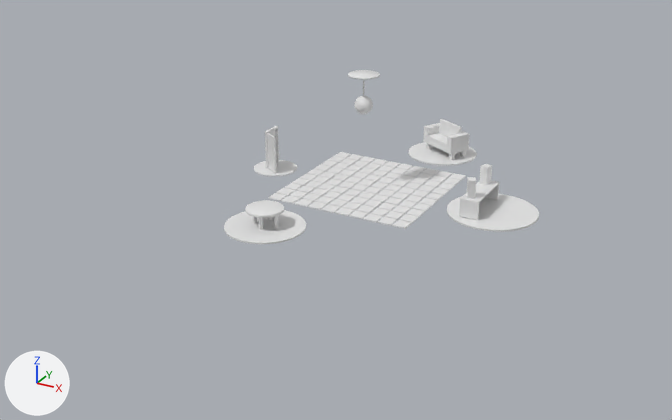
An edit to the FBX model Assets/Resources/Models/Party Layout.fbx, drawn before and after from the same camera.
Rendered twice from a camera (50 mm lens) standing at (44.0, -86.2, 39.4) and looking at (-0.9, -4.5, -1.5). Lighting does not change. The marker at lower left points along +X, +Y and +Z. Where no turn or scale is listed for an object, it has been applied to the vertices. Vertices at the same position are counted once.

The first picture shows 'Circle', 'Circle.001', 'Circle.003', 'Couch', 'DJ Table', 'Disco', 'Speaker left', 'Speaker right', 'Table'.
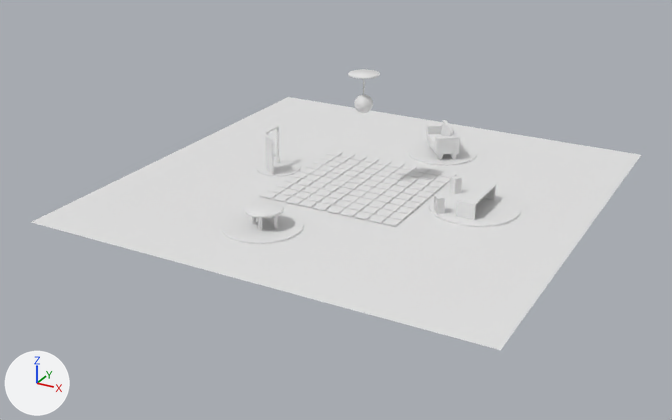
Where the newer file only moved an object's origin or applied its transform, the numbers keep the older frame.

The change, as a diff of the scene's bpy script:
```diff
--- a/Assets/Resources/Models/Party Layout.fbx.py
+++ b/Assets/Resources/Models/Party Layout.fbx.py
@@ me_circle_003 @@
 me_circle_003.from_pydata(...)  # 64 vertices, 33 faces; spans x -4.78..4.78, y -4.78..4.78, z 0.0..0.19
 # used by ob_circle_003; location = (15.32, -0.02, 0.0)
+# me_circle_003 part 3: the whole mesh is moved by (-2.05, 0.05, 0.0)
@@ me_circle_004 @@
 # used by ob_speaker_left; location = (13.62, 2.06, 2.22); rotation_euler = (0.0, 0.0, -1.571), in degrees (0, 0, -90)
-me_circle_004.from_pydata(...)  # 1750 vertices, 1702 faces; spans x -0.63..0.53, y -0.54..0.51, z 0.0..1.99
+me_circle_004.from_pydata(...)  # 1748 vertices, 1698 faces; spans x -56.12..51.02, y -45.13..37.31, z -5.47..193.55
+# me_circle_004 part 1: 1750 vertices removed from x -0.63..0.53, y -0.54..0.51, z 0.0..1.99; 1748 vertices added at x -56.12..51.02, y -45.13..37.31, z -5.47..193.55
 me_circle_004.materials.append(mat_material_001)
@@ me_circle_005 @@
 # used by ob_speaker_right; location = (13.63, -2.26, 2.22); rotation_euler = (0.0, 0.0, -1.571), in degrees (0, 0, -90)
-me_circle_005.from_pydata(...)  # 1750 vertices, 1702 faces; spans x -0.57..0.66, y -0.6..0.55, z 0.0..1.99
+me_circle_005.from_pydata(...)  # 1750 vertices, 1702 faces; spans x -54.58..52.54, y -38.9..45.78, z -5.47..193.55
+# me_circle_005 part 2: 64 of 1750 vertices moved; they spanned x -0.57..0.66, y -0.6..0.55, z 0.0..1.99 and now span x -54.58..52.54, y -38.9..45.78, z -5.47..193.55; mean shift (-1.41, -15.46, 93.04); largest move (-0.3, -0.59, 1.99) -> (-53.75, -38.08, 193.55)
 me_circle_005.materials.append(mat_material_002)
@@ me_plane @@
+me_plane.from_pydata([(-25.2, 25.2, 0.0), (-25.2, -25.2, 0.0), (25.2, 25.2, 0.0), (25.2, -25.2, 0.0)], [], [(0, 1, 3, 2)])
@@ ob_speaker_left @@
 ob_speaker_left = bpy.data.objects.new('Speaker left', me_circle_004)
-ob_speaker_left.location = (13.62, 2.06, 2.22)
-ob_speaker_left.rotation_euler = (0.0, 0.0, -1.571)  # degrees (0, 0, -90)
+ob_speaker_left.location = (10.62, -3.05, 0.0)
+ob_speaker_left.rotation_euler = (0.0, 0.0, -0.812)  # degrees (0, 0, -47)
+ob_speaker_left.scale = (0.01, 0.01, 0.01)
@@ ob_speaker_right @@
 ob_speaker_right = bpy.data.objects.new('Speaker right', me_circle_005)
-ob_speaker_right.location = (13.63, -2.26, 2.22)
-ob_speaker_right.rotation_euler = (0.0, 0.0, -1.571)  # degrees (0, 0, -90)
+ob_speaker_right.location = (10.0, 2.86, 0.0)
+ob_speaker_right.rotation_euler = (0.0, 0.0, -2.206)  # degrees (0, 0, -126)
+ob_speaker_right.scale = (0.01, 0.01, 0.01)
@@ ob_floor @@
+ob_floor = bpy.data.objects.new('Floor', me_plane)
+ob_floor.location = (0.0, 0.0, 0.0)
```

Where the change shows, as pixel boxes (x1, y1, x2, y2) in the pictures (672 x 420 px):
'Floor', added
    after: (31, 97, 641, 350)
'Circle.003', mesh moved
    before: (447, 194, 539, 232)
    after: (429, 190, 520, 227)
'Speaker left', reshaped, moved, turned, rescaled
    before: (479, 164, 492, 185)
    after: (434, 195, 445, 215)
'Speaker right', reshaped, moved, turned, rescaled
    before: (466, 177, 476, 199)
    after: (450, 175, 462, 194)
